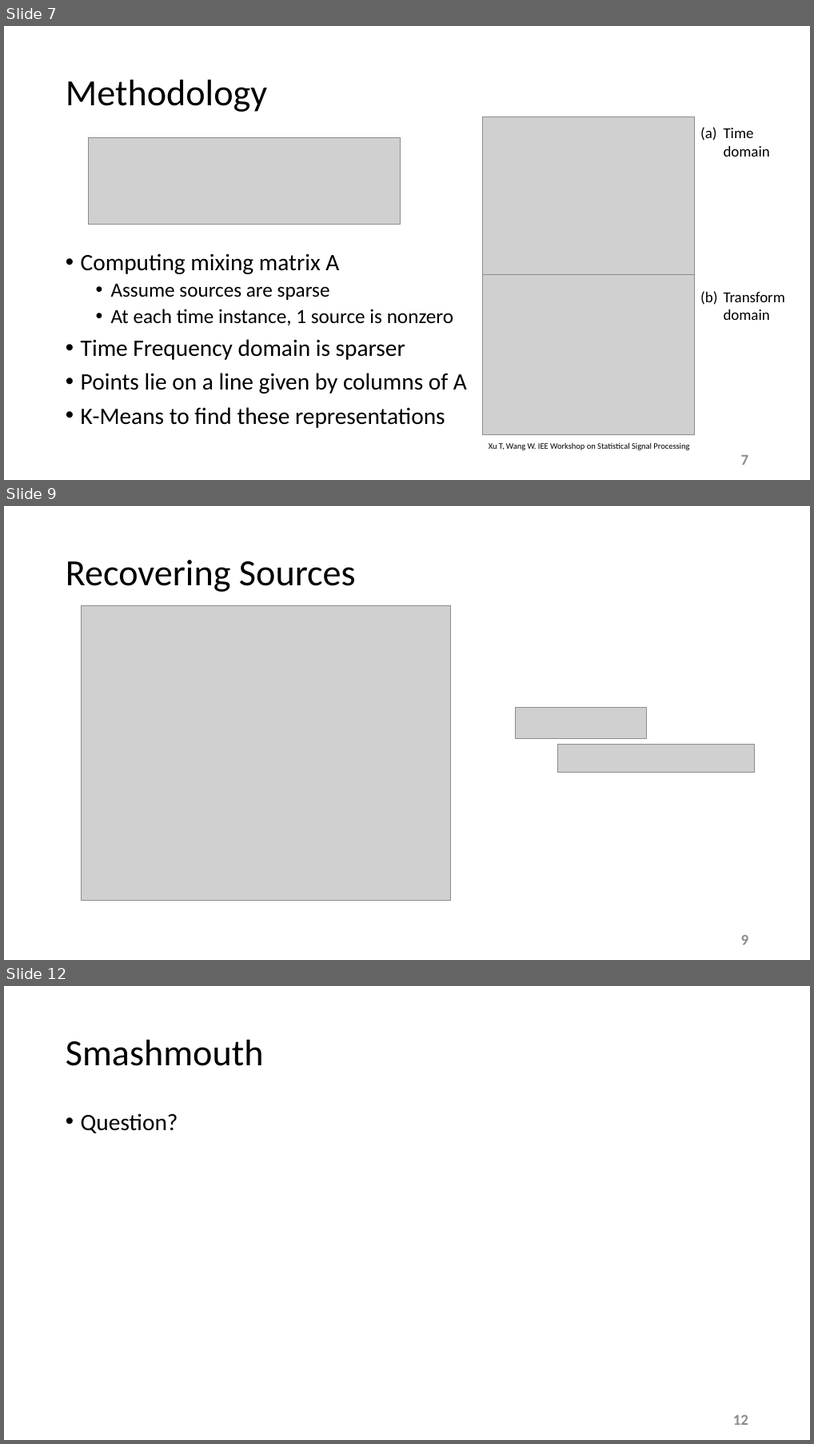
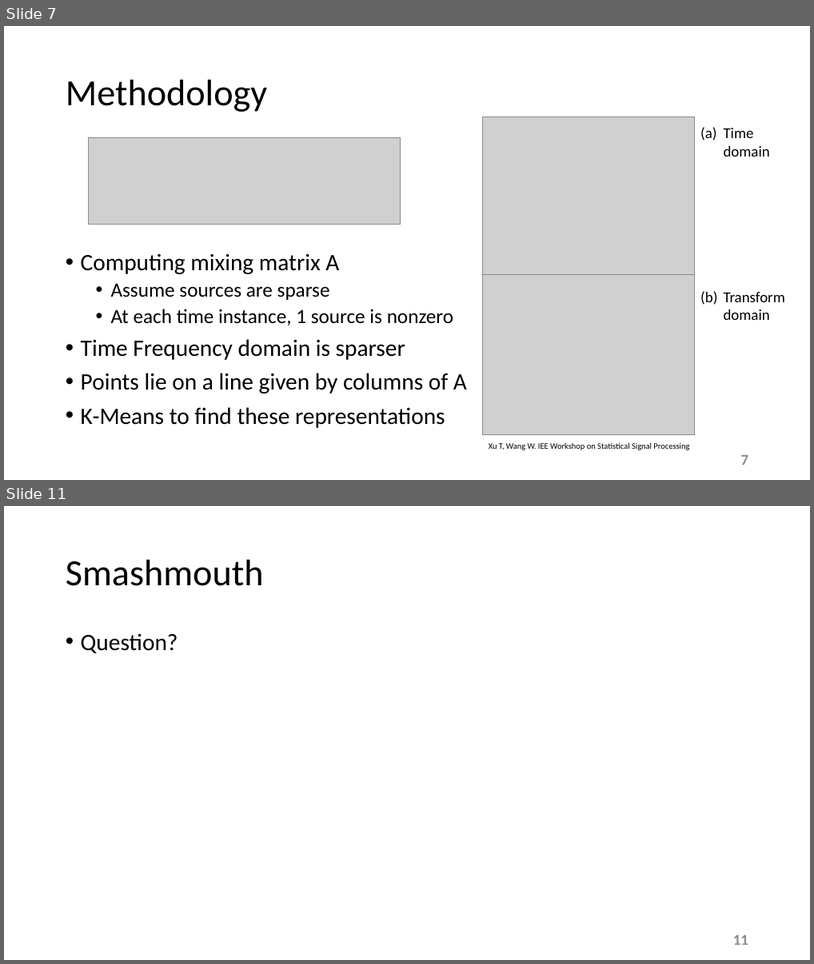
Before and after one commit to esaracin/compressive-sensing-cocktail-party-problem, a slide deck: slide/slides.pptx. Shown one above the other, each under a label of ours: slides 7, 9 and 12 before the commit, slides 7 and 11 after it; the slides between them are not shown. The pictures are 814x1444 and 814x964 pixels, drawn with LibreOffice and Linux fonts; fonts in the diff are those of the drawing; grey boxes stand for pictures; background and template pictures are left out. Boxes give left, top, right and bottom in pixels: in the first picture for what was removed or moved away, otherwise in the second. Text is boxed around its words. In the diff, an @@ line names an element or a change of style, - is before the commit and + after.

```diff
--- a/slide/slides.pptx
+++ b/slide/slides.pptx
@@ slide 9 removed at <box>4,506,810,960</box>, background #FFFFFF @@
@@ title removed at <box>66,560,356,592</box> @@
-Recovering Sources
@@ picture removed at <box>81,606,451,900</box> @@
@@ picture removed at <box>516,708,646,738</box> @@
@@ picture removed at <box>558,744,755,772</box> @@
@@ page number removed at <box>742,934,750,944</box> @@
-9
@@ what was slide 12 is now slide 11 @@
@@ page number at <box>734,935,749,944</box>: text changed @@
-12
+11
```
Also in this commit, not shown: 6 slides changed, 1 slide added, 1 other slide removed.
